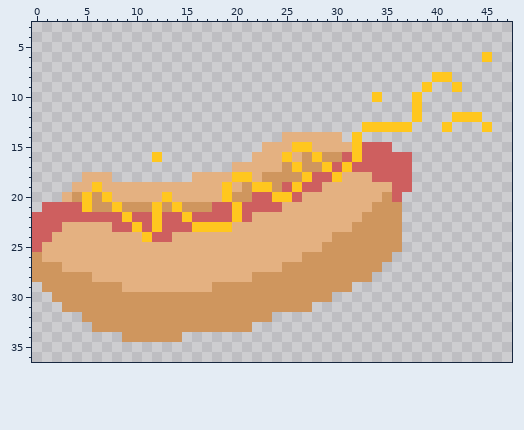
Pixel-art sprite -- Assets/Sprites/Projectiles/projectile hotdog.png. The first picture shows the starting point.
The file is 192x192 pixels, drawn in blocks of 4x4; one block is one cell here. Shown: x 0..47, y 3..36.
After:
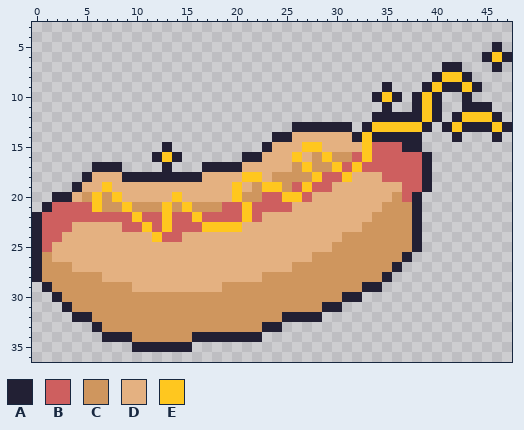
Palette (. is transparent): A #222034  B #ce5f5f  C #cf965e  D #e4b181  E #ffc71f
What changed:
@@ x 0..47 @@
  4 ................................................
- 5 ................................................
- 6 .............................................E..
- 7 ................................................
- 8 ........................................EE......
- 9 .......................................E..E.....
-10 ..................................E...E.........
-11 ......................................E.........
-12 ......................................E...EEE...
-13 .................................EEEEE...E...E..
-14 .........................DDDDDD.E...............
-15 .......................DDDEEDDDDEBBB............
-16 ............E.........DDDEDCECCBEBBBBB..........
-17 ....................DDDDDCECCEBEBBBBBB..........
-18 .....DDD........DDDDEEDCCCCEBBEDDDBBBB..........
-19 ....DDEDDDDDDDDDDDDEDCEECBEBBDDDDDDDBB..........
-20 ...DCECEDDDDDEDDDDDECCBBEEBDDDDDDDDCB...........
-21 .BBBBECCECCCECECCCBBEBBBBDDDDDDDDDCCC...........
-22 BBBBBBBBBEBBEBBEBBBBEBDDDDDDDDDDDCCCC...........
-23 BBBDDDDDBBEBEBBBEEEEDDDDDDDDDDDDCCCCC...........
-24 BBDDDDDDDDDEBBDDDDDDDDDDDDDDDDCCCCCCC...........
-25 BDDDDDDDDDDDDDDDDDDDDDDDDDDDDCCCCCCCC...........
-26 CDDDDDDDDDDDDDDDDDDDDDDDDDDCCCCCCCCC............
-27 CCCDDDDDDDDDDDDDDDDDDDDDDCCCCCCCCCC.............
-28 CCCCCCDDDDDDDDDDDDDDDDCCCCCCCCCCCC..............
-29 .CCCCCCCCDDDDDDDDDCCCCCCCCCCCCCC................
-30 ..CCCCCCCCCCCCCCCCCCCCCCCCCCCC..................
-31 ...CCCCCCCCCCCCCCCCCCCCCCCCC....................
-32 .....CCCCCCCCCCCCCCCCCCC........................
-33 ......CCCCCCCCCCCCCCCC..........................
-34 .........CCCCCC.................................
-35 ................................................
+ 5 ..............................................A.
+ 6 .............................................AEA
+ 7 .........................................AA...A.
+ 8 ........................................AEEA....
+ 9 ...................................A...AEAAEA...
+10 ..................................AEA.AEA..A....
+11 ...................................A..AEA..AAA..
+12 ..................................AAAAAEA.AEEEA.
+13 ..........................AAAAAA.AEEEEEA.AEAAAEA
+14 ........................AADDDDDDAEAAAAA...A...A.
+15 .............A.........ADDDEEDDDDEBBBAA.........
+16 ............AEA......AADDDEDCECCBEBBBBBA........
+17 ......AAA....A...AAAADDDDDCECCEBEBBBBBBA........
+18 .....ADDDAAAAAAAADDDDEEDCCCCEBBEDDDBBBBA........
+19 ....ADDEDDDDDDDDDDDDEDCEECBEBBDDDDDDDBBA........
+20 ..AADCECEDDDDDEDDDDDECCBBEEBDDDDDDDDCBA.........
+21 .ABBBBECCECCCECECCCBBEBBBBDDDDDDDDDCCCA.........
+22 ABBBBBBBBBEBBEBBEBBBBEBDDDDDDDDDDDCCCCA.........
+23 ABBBDDDDDBBEBEBBBEEEEDDDDDDDDDDDDCCCCCA.........
+24 ABBDDDDDDDDDEBBDDDDDDDDDDDDDDDDCCCCCCCA.........
+25 ABDDDDDDDDDDDDDDDDDDDDDDDDDDDDCCCCCCCCA.........
+26 ACDDDDDDDDDDDDDDDDDDDDDDDDDDCCCCCCCCCA..........
+27 ACCCDDDDDDDDDDDDDDDDDDDDDDCCCCCCCCCCA...........
+28 ACCCCCCDDDDDDDDDDDDDDDDCCCCCCCCCCCCA............
+29 .ACCCCCCCCDDDDDDDDDCCCCCCCCCCCCCCAA.............
+30 ..ACCCCCCCCCCCCCCCCCCCCCCCCCCCCAA...............
+31 ...ACCCCCCCCCCCCCCCCCCCCCCCCCAA.................
+32 ....AACCCCCCCCCCCCCCCCCCCAAAA...................
+33 ......ACCCCCCCCCCCCCCCCAA.......................
+34 .......AAACCCCCCAAAAAAA.........................
+35 ..........AAAAAA................................
 36 ................................................
Where, in picture pixels (left, top, right, bottom), the same in both pictures:
changed: (32, 42, 512, 352)
